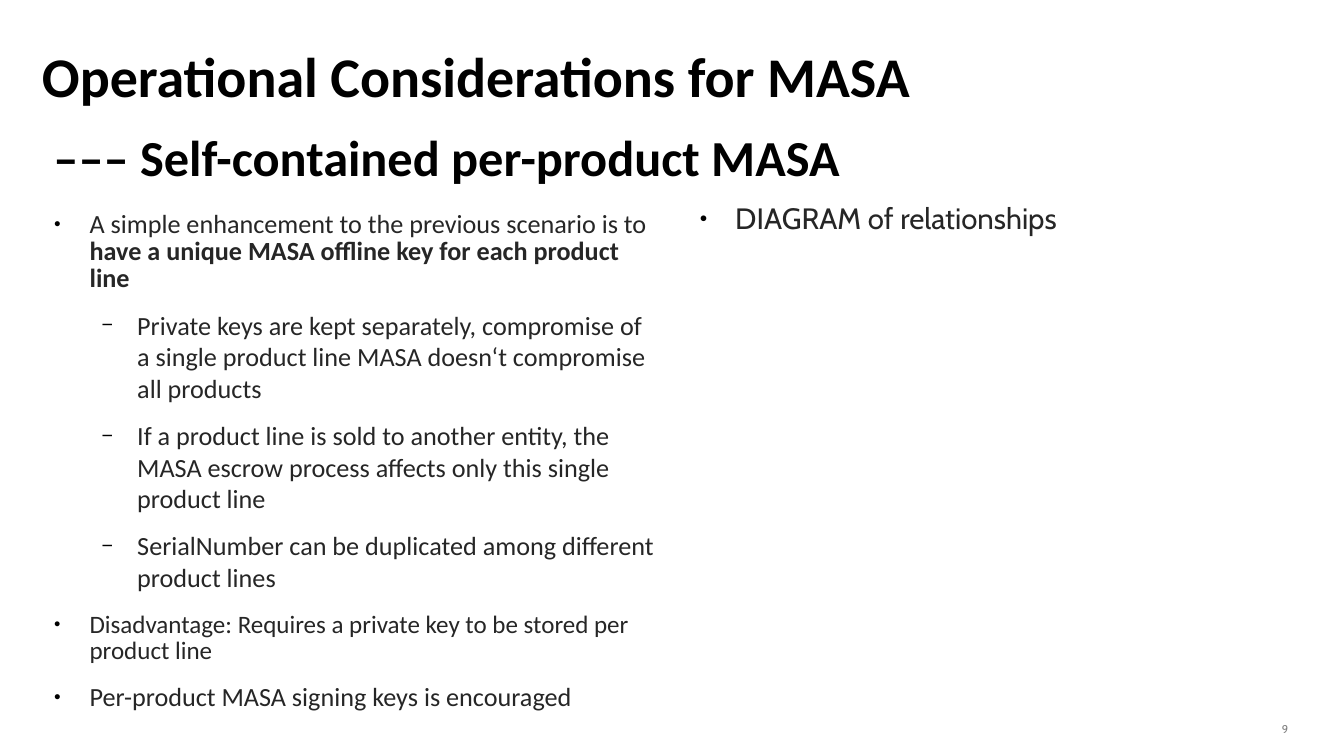
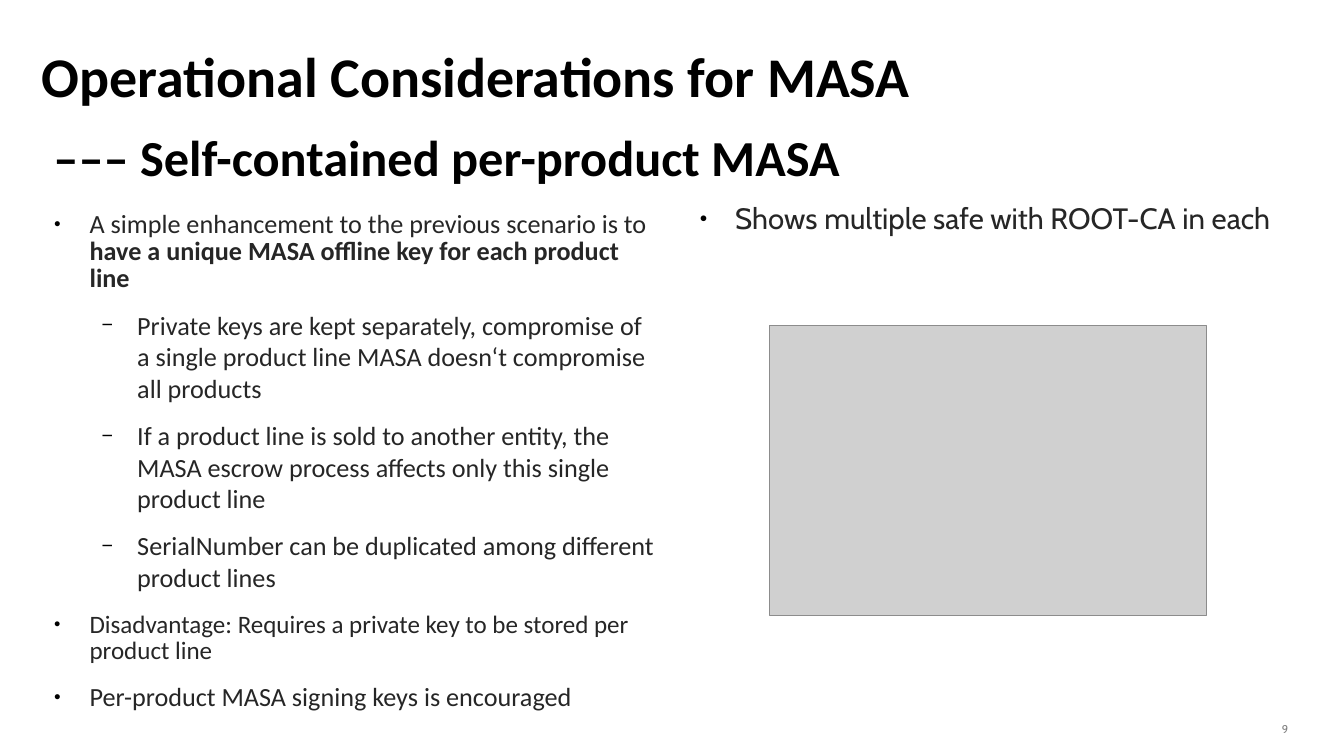
Before and after one commit to mcr/masa-operational-considerations, a slide deck: slide 9 of presentations/slides-anima-ietf107-masa-considerations.odp. Drawn at 1344x756 pixels with LibreOffice and Linux fonts; fonts in the diff are those of the drawing; grey boxes stand for pictures. Boxes give left, top, right and bottom in pixels: in the first picture for what was removed or moved away, otherwise in the second. Text is boxed around its words. In the diff, an @@ line names an element or a change of style, - is before the commit and + after.

Commit message:
added diagram ideas

```diff
--- a/presentations/slides-anima-ietf107-masa-considerations.odp
+++ b/presentations/slides-anima-ietf107-masa-considerations.odp
@@ text at (735,207,1270,236): text changed @@
-● DIAGRAM of relationships
+● Shows multiple safe with ROOT-CA in each
@@ picture added at (770,326,1207,616) @@
```
Also in this commit, not shown: 4 other slides changed.
